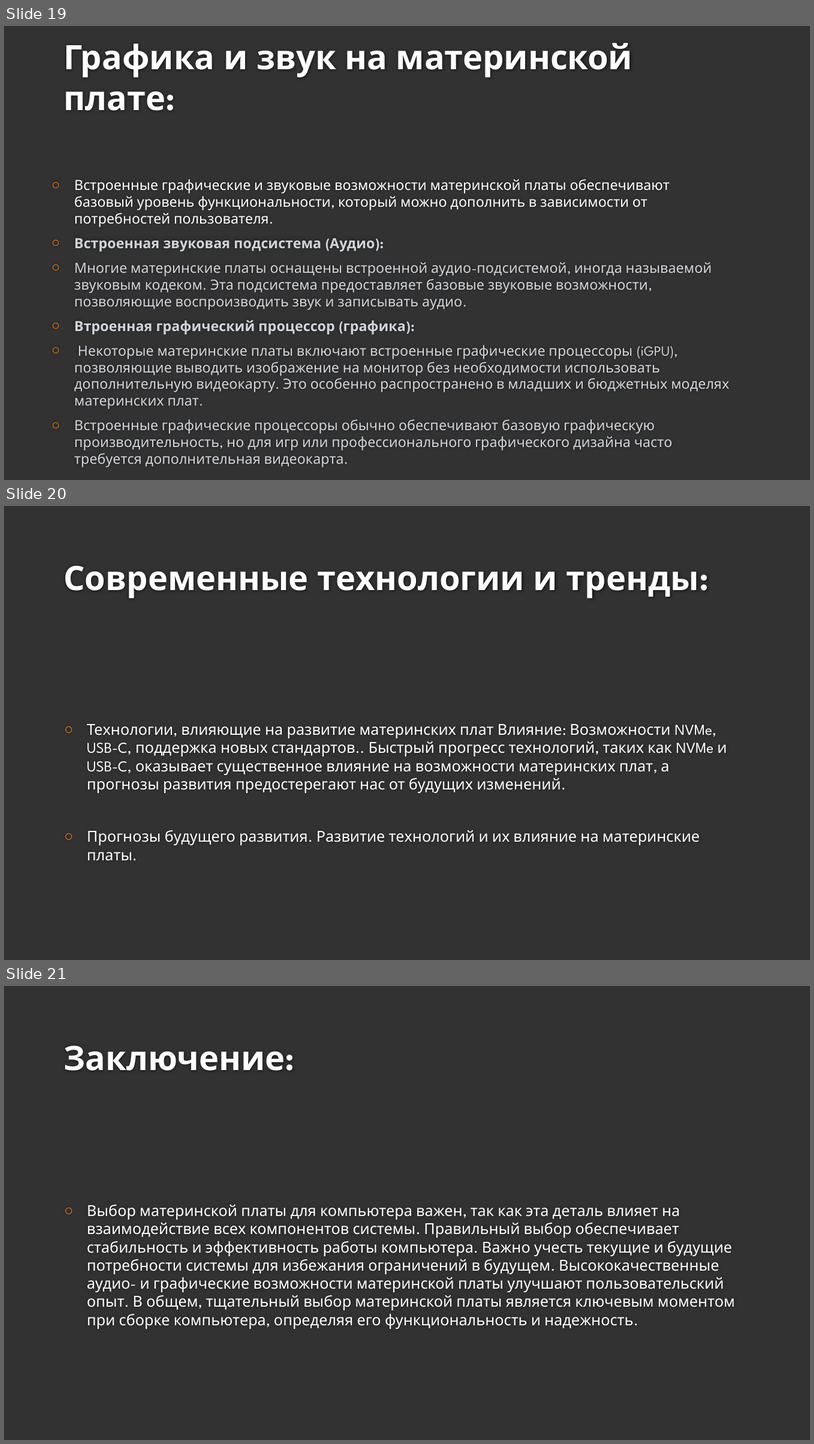
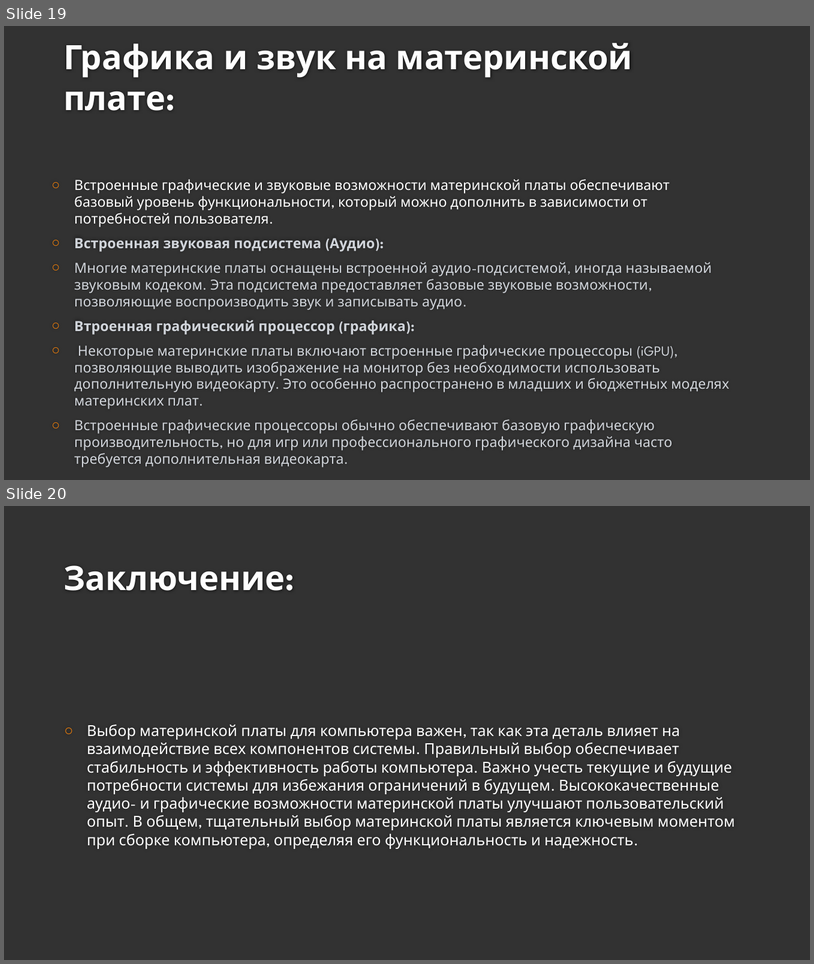
Before and after one commit to AnastasiiaShelestian/university, a slide deck: SO/individ/so.pptx. Shown one above the other, each under a label of ours: slides 19, 20 and 21 before the commit, slides 19 and 20 after it. The pictures are 814x1444 and 814x964 pixels, drawn with LibreOffice and Linux fonts; fonts in the diff are those of the drawing; background and template pictures are left out. Boxes give left, top, right and bottom in pixels: in the first picture for what was removed or moved away, otherwise in the second. Text is boxed around its words. In the diff, an @@ line names an element or a change of style, - is before the commit and + after.

```diff
--- a/SO/individ/so.pptx
+++ b/SO/individ/so.pptx
@@ slide 20 removed at bbox=[4, 506, 810, 960], background #323232 @@
@@ title removed at bbox=[63, 565, 699, 598] @@
-Современные технологии и тренды:
@@ text removed at bbox=[87, 724, 727, 860] @@
-○ Технологии, влияющие на развитие материнских плат Влияние: Возможности NVMe, USB-C, поддержка новых стандартов.. Быстрый прогресс технологий, таких как NVMe и USB-C, оказывает существенное влияние на возможности материнских плат, а прогнозы развития предостерегают нас от будущих изменений.
-○ Прогнозы будущего развития. Развитие технологий и их влияние на материнские платы.
@@ what was slide 21 is now slide 20 @@
```
Also in this commit, not shown: 13 other files.
